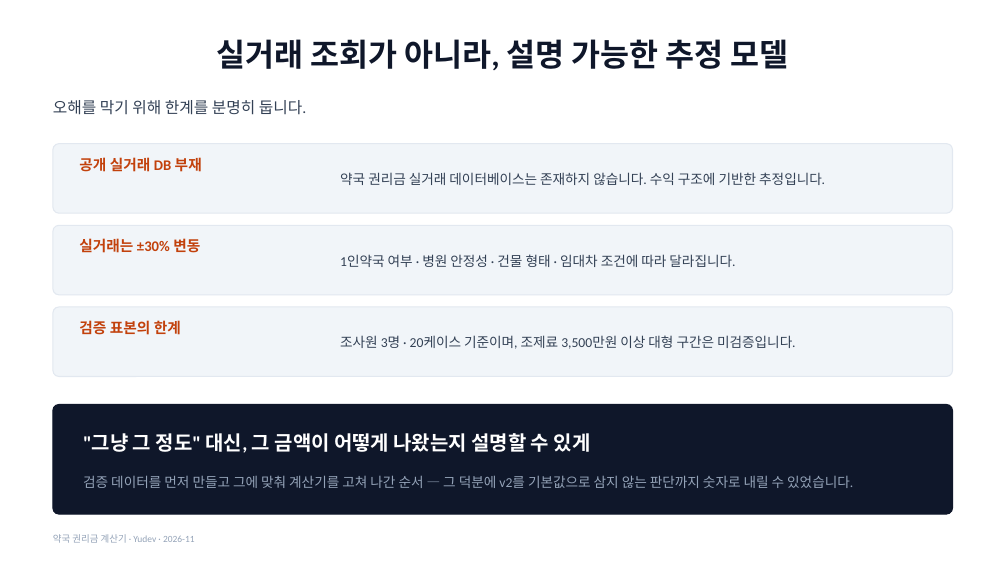
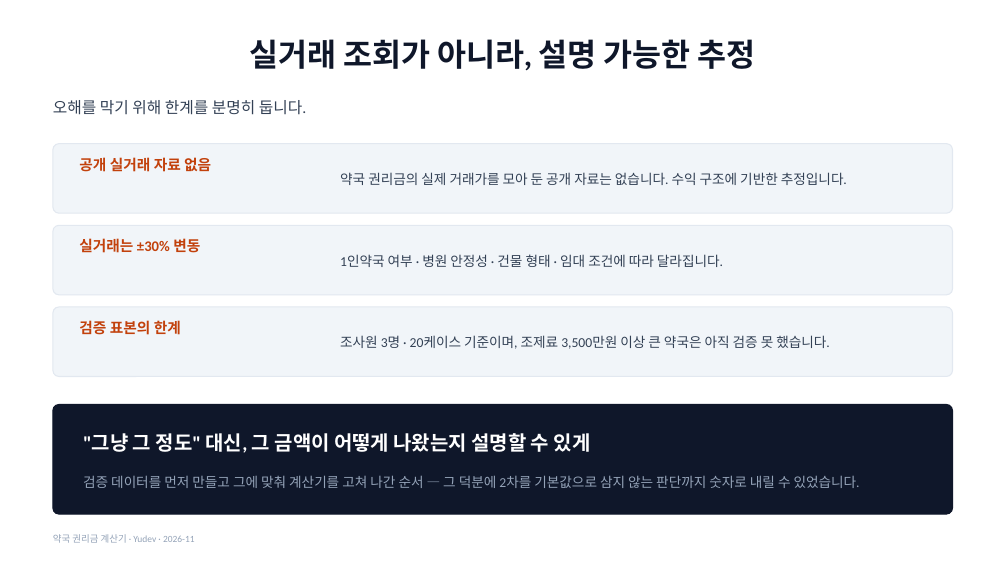
Before and after one commit to YUSEONCHUN/calculating, a slide deck: slide 22 of doc/slides/권리금계산기_프로젝트.pptx. Drawn at 1008x567 pixels with LibreOffice and Linux fonts; fonts in the diff are those of the drawing. Boxes give left, top, right and bottom in pixels: in the first picture for what was removed or moved away, otherwise in the second. Text is boxed around its words. In the diff, an @@ line names an element or a change of style, - is before the commit and + after.

```diff
--- a/doc/slides/권리금계산기_프로젝트.pptx
+++ b/doc/slides/권리금계산기_프로젝트.pptx
@@ title at (249,39,756,71): text changed @@
-실거래 조회가 아니라, 설명 가능한 추정 모델
+실거래 조회가 아니라, 설명 가능한 추정
@@ text at (79,157,211,172): text changed @@
-공개 실거래 DB 부재
+공개 실거래 자료 없음
@@ text at (340,172,847,185): text changed @@
-약국 권리금 실거래 데이터베이스는 존재하지 않습니다. 수익 구조에 기반한 추정입니다.
+약국 권리금의 실제 거래가를 모아 둔 공개 자료는 없습니다. 수익 구조에 기반한 추정입니다.
@@ text at (340,254,723,267): text changed @@
-1인약국 여부 · 병원 안정성 · 건물 형태 · 임대차 조건에 따라 달라집니다.
+1인약국 여부 · 병원 안정성 · 건물 형태 · 임대 조건에 따라 달라집니다.
@@ text at (340,335,829,349): text changed @@
-조사원 3명 · 20케이스 기준이며, 조제료 3,500만원 이상 대형 구간은 미검증입니다.
+조사원 3명 · 20케이스 기준이며, 조제료 3,500만원 이상 큰 약국은 아직 검증 못 했습니다.
@@ text at (83,475,860,488): text changed @@
-검증 데이터를 먼저 만들고 그에 맞춰 계산기를 고쳐 나간 순서 — 그 덕분에 v2를 기본값으로 삼지 않는 판단까지 숫자로 내릴 수 있었습니다.
+검증 데이터를 먼저 만들고 그에 맞춰 계산기를 고쳐 나간 순서 — 그 덕분에 2차를 기본값으로 삼지 않는 판단까지 숫자로 내릴 수 있었습니다.
```
Also in this commit, not shown: 18 other slides changed, 3 slides added, 2 slides removed, 5 other files.
